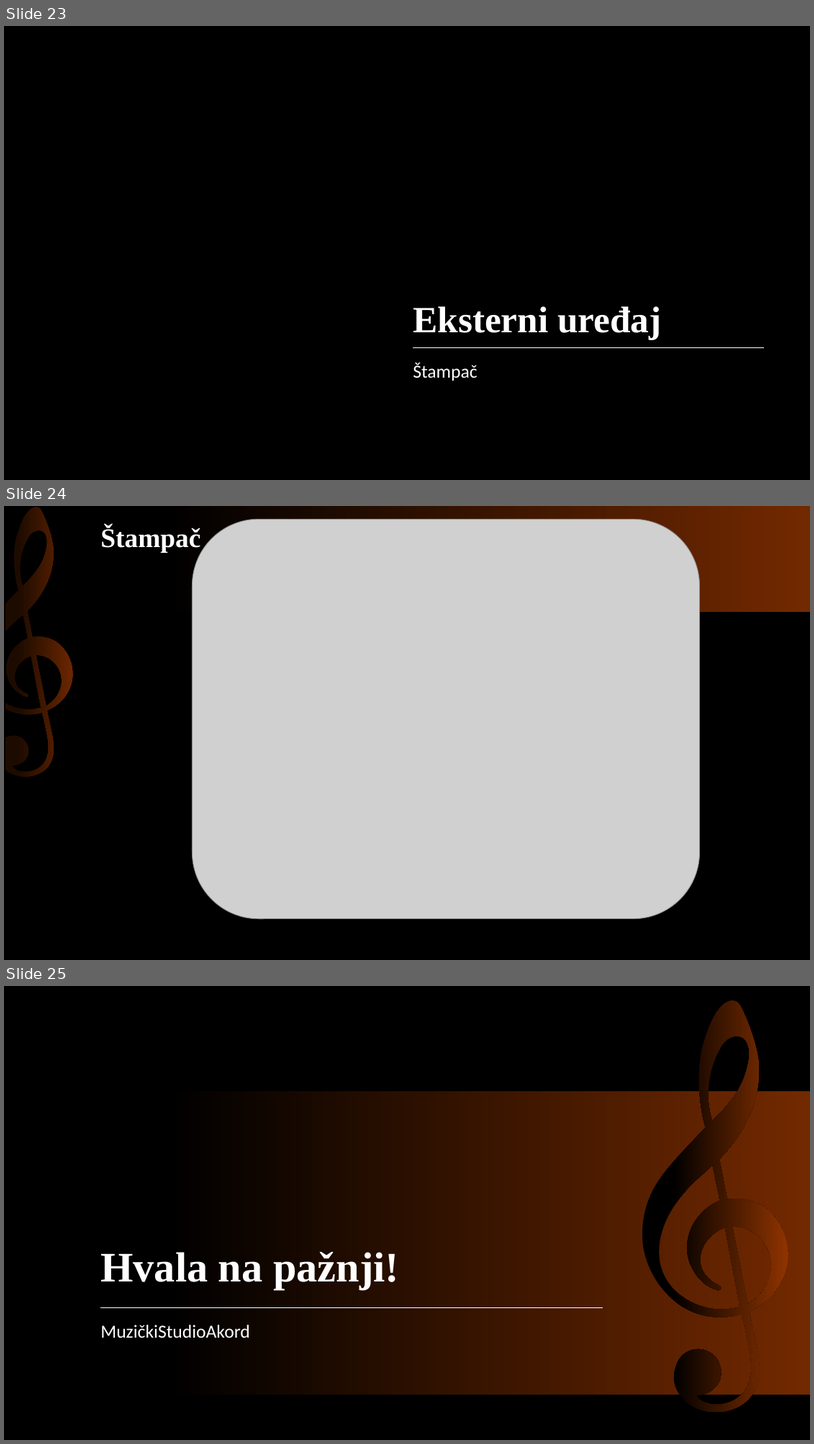
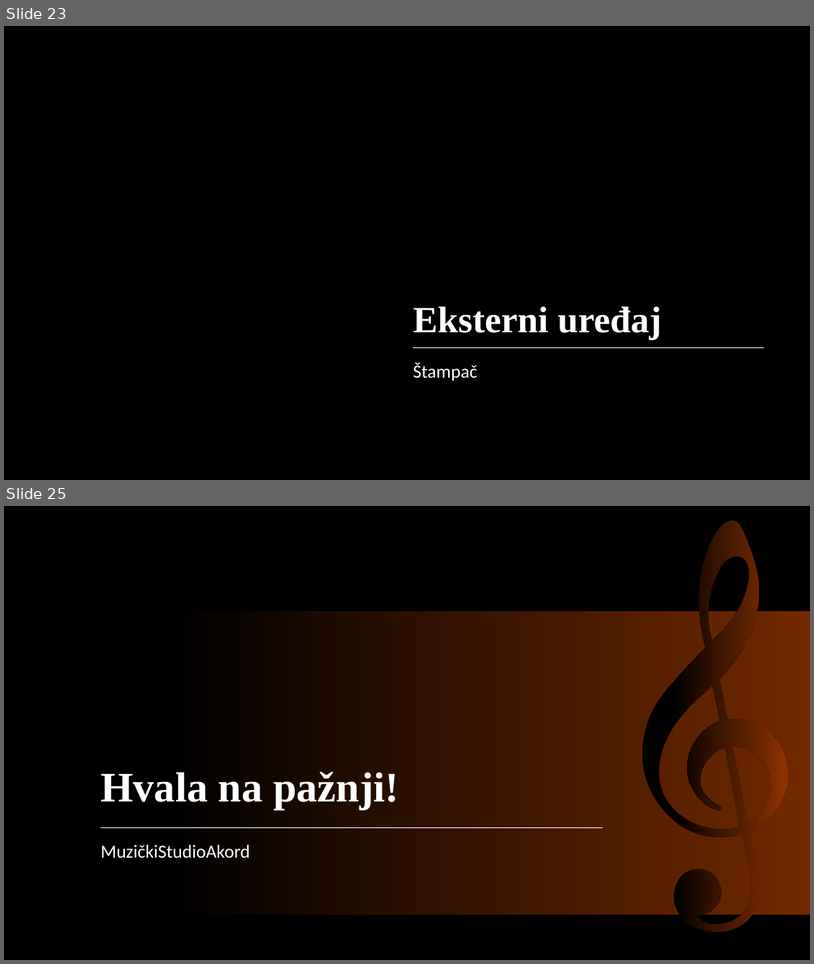
Before and after one commit to adkl/MuzickiStudioAkord, a slide deck: Prezentacija/MuzičkiStudioAkordPrezentacija.pptx. Shown one above the other, each under a label of ours: slides 23, 24 and 25 before the commit, slides 23 and 25 after it; the slides between them are not shown. The pictures are 814x1444 and 814x964 pixels, drawn with LibreOffice and Linux fonts; fonts in the diff are those of the drawing; grey boxes stand for pictures; background and template pictures are left out. Boxes give left, top, right and bottom in pixels: in the first picture for what was removed or moved away, otherwise in the second. Text is boxed around its words. In the diff, an @@ line names an element or a change of style, - is before the commit and + after.

```diff
--- a/Prezentacija/MuzičkiStudioAkordPrezentacija.pptx
+++ b/Prezentacija/MuzičkiStudioAkordPrezentacija.pptx
@@ slide 24 removed at (4,506,810,960), background #000000 @@
@@ rectangle removed at (4,506,810,612) @@
@@ freeform shape removed at (4,506,78,778) @@
@@ title removed at (100,526,201,552) @@
-Štampač
@@ picture removed at (192,519,700,919) @@
```
Also in this commit, not shown: 1 slide added.
